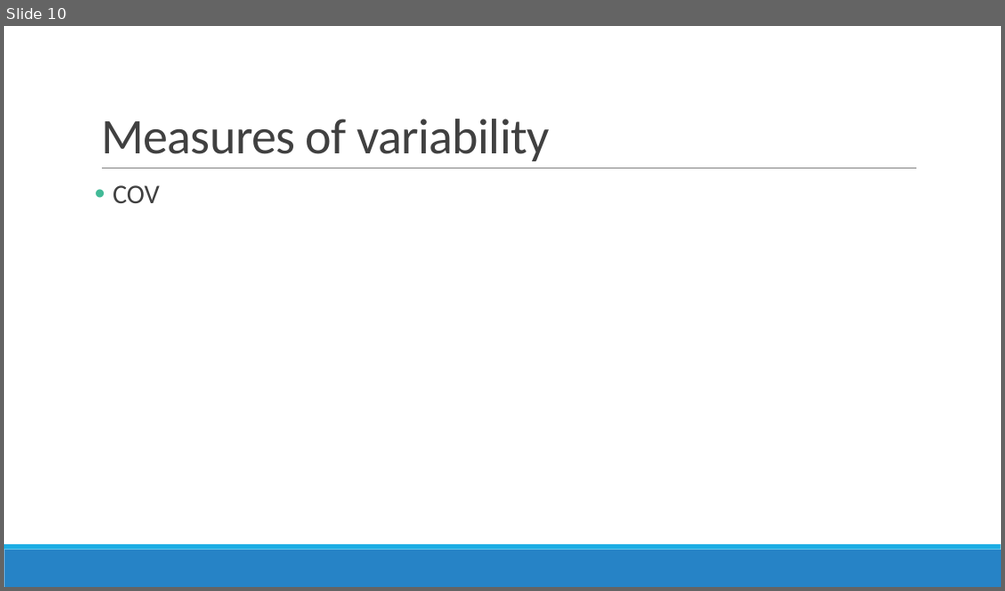
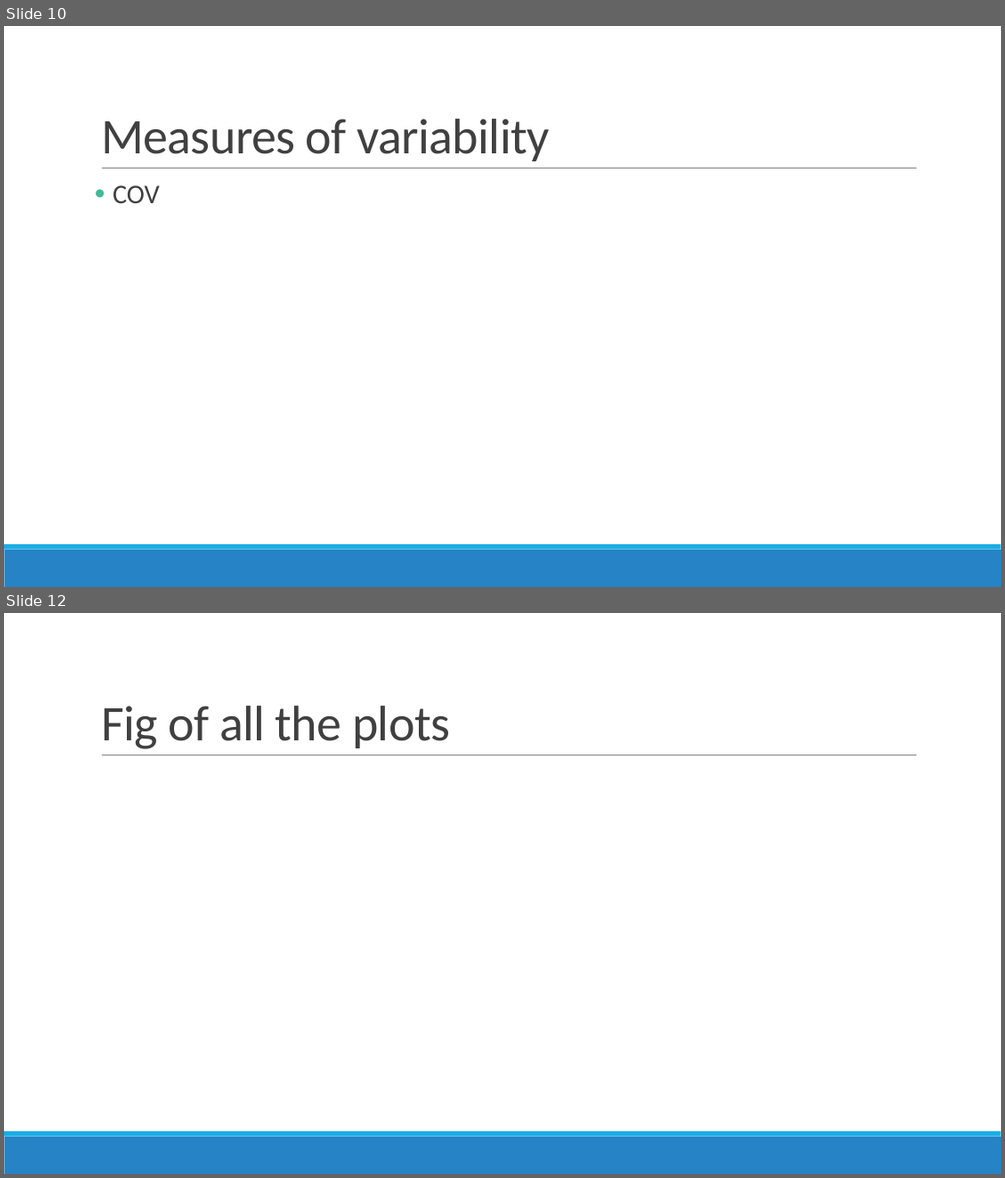
Before and after one commit to sjspielman/bio5312_fall2017, a slide deck: slides/intro.pptx. Shown one above the other, each under a label of ours: slide 10 before the commit, slides 10 and 12 after it; the slides between them are not shown. The pictures are 1005x591 and 1005x1178 pixels, drawn with LibreOffice and Linux fonts; fonts in the diff are those of the drawing. Boxes give left, top, right and bottom in pixels: in the first picture for what was removed or moved away, otherwise in the second. Text is boxed around its words. In the diff, an @@ line names an element or a change of style, - is before the commit and + after.

```diff
--- a/slides/intro.pptx
+++ b/slides/intro.pptx
@@ slide 12 added at box(4, 613, 1001, 1174), background #FFFFFF; not listed: 3 template elements that a slide beside it also shows @@
@@ title added at box(101, 706, 450, 749), 48 pt, text #404040 @@
+Fig of all the plots
```
Also in this commit, not shown: 4 slides changed, 2 other slides added.
